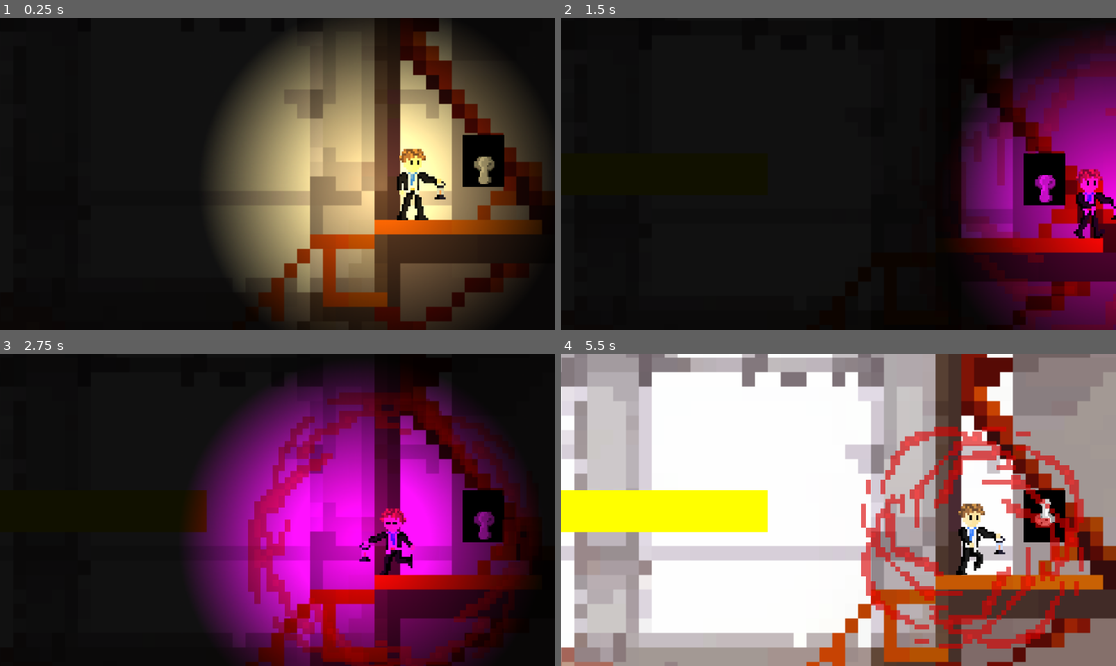
Above: before the commit, frames 1-4 (two rows, left to right).
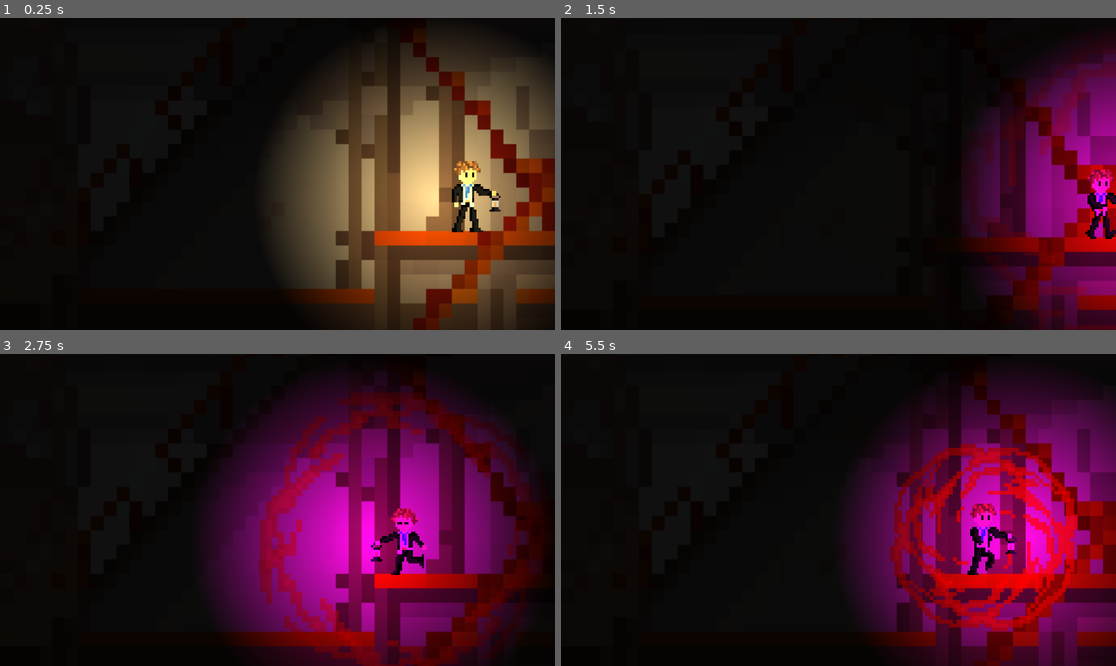
Above: after the commit, the same moments.

Repository: Joogensen/Lumen-Essense
Game: Godot game, scene res://Scenes/main.tscn
The game is run twice, just before and just after one commit, with the same random seed, the same clock (stepped at 60 frames per second) and the same inputs.
Inputs:
- Up to frame 1 (0.25 s): no input
- Up to frame 2 (1.5 s): tap Enter at 0.5 s; hold C (change_light_color) 0.53-1.28 s; hold Right (right) from 0.53 s (still down); tap Space (jump) at 0.77 s; tap E (light_switch) at 1.35 s
- Up to frame 3 (2.75 s): tap Space (jump) at 1.52 s; release Right (right) at 2.03 s; hold Left (left) from 2.03 s (still down); hold Shift (toggle_lantern) from 2.03 s (still down)
- Up to frame 4 (5.5 s): release Left (left) at 2.78 s; release Shift (toggle_lantern) at 2.78 s; hold Right (right) 2.78-4.28 s; tap C (change_light_color) at 2.85 s; tap Space (jump) at 3.02, 3.77, 4.52 s; hold E (light_switch) 3.53-4.28 s; hold Left (left) 4.28-5.03 s; tap Shift (toggle_lantern) at 4.35 s; hold Right (right) from 5.03 s (still down); hold C (change_light_color) from 5.03 s (still down)

The runs differ from the first frame. In frame 1, 46% of the frame differs, in the area x 37-100%, y 0-100%; in frame 2, 14%; in frame 3, 39%; in frame 4, 100%, in the area x 0-100%, y 0-100%.

Commit message:
Fix/PlayerCollisionBox
Updated the player collision box so that the player doesn't jam on objects as much

Diff:
--- a/Scenes/main.tscn
+++ b/Scenes/main.tscn
@@ -92,7 +92,7 @@
 canvas_modulate_node = NodePath("../CanvasModulate")
 
 [node name="Player" parent="." node_paths=PackedStringArray("canvas_modulate_node") instance=ExtResource("1_ahjb2")]
-position = Vector2(1053, 217)
+position = Vector2(1091, 430)
 canvas_modulate_node = NodePath("../CanvasModulate")
 metadata/_edit_group_ = true
 
--- a/Scenes/player.tscn
+++ b/Scenes/player.tscn
@@ -4,8 +4,9 @@
 [ext_resource type="Texture2D" uid="uid://b7lgbyfi530fg" path="res://Sprites/AnimationSpritesheet1-Sheet.png" id="2_w1rjf"]
 [ext_resource type="Texture2D" uid="uid://bbf4yvoh7pdct" path="res://Sprites/Free Smoke Fx  Pixel 07.png" id="3_5vkk6"]
 
-[sub_resource type="RectangleShape2D" id="RectangleShape2D_yynyd"]
-size = Vector2(30, 49)
+[sub_resource type="CapsuleShape2D" id="CapsuleShape2D_vgcfp"]
+radius = 11.0
+height = 48.0
 
 [sub_resource type="CanvasTexture" id="CanvasTexture_hgnec"]
 diffuse_texture = ExtResource("2_w1rjf")
@@ -22,7 +23,7 @@
 tracks/0/keys = {
 "times": PackedFloat32Array(0),
 "transitions": PackedFloat32Array(1),
-"update": 1,
+"update": 0,
 "values": [0]
 }
 
@@ -53,7 +54,7 @@
 tracks/1/keys = {
 "times": PackedFloat32Array(0, 0.1, 0.2, 0.3, 0.4, 0.5, 0.6, 0.7, 0.8, 0.9, 1, 1.1, 1.2, 1.3, 1.4, 1.5, 1.6),
 "transitions": PackedFloat32Array(1, 1, 1, 1, 1, 1, 1, 1, 1, 1, 1, 1, 1, 1, 1, 1, 1),
-"update": 1,
+"update": 0,
 "values": [0, 1, 2, 3, 4, 5, 6, 7, 8, 9, 10, 11, 12, 13, 14, 15, 16]
 }
 
@@ -109,8 +110,8 @@
 script = ExtResource("1_mtxti")
 
 [node name="CollisionShape2D" type="CollisionShape2D" parent="."]
-position = Vector2(4, 1.5)
-shape = SubResource("RectangleShape2D_yynyd")
+position = Vector2(0, 2)
+shape = SubResource("CapsuleShape2D_vgcfp")
 
 [node name="SpritePlayer" type="Sprite2D" parent="."]
 position = Vector2(-0.5, 0.499998)
@@ -124,6 +125,7 @@
 }
 
 [node name="SpriteParanoia" type="Sprite2D" parent="."]
+visible = false
 texture_filter = 1
 scale = Vector2(6, 6)
 texture = ExtResource("3_5vkk6")
@@ -135,6 +137,8 @@
 }
 
 [node name="PlayerAudios" type="Node2D" parent="."]
+visible = false
 
 [node name="Footstep" type="AudioStreamPlayer2D" parent="PlayerAudios"]
+visible = false
 attenuation = 1.7411
